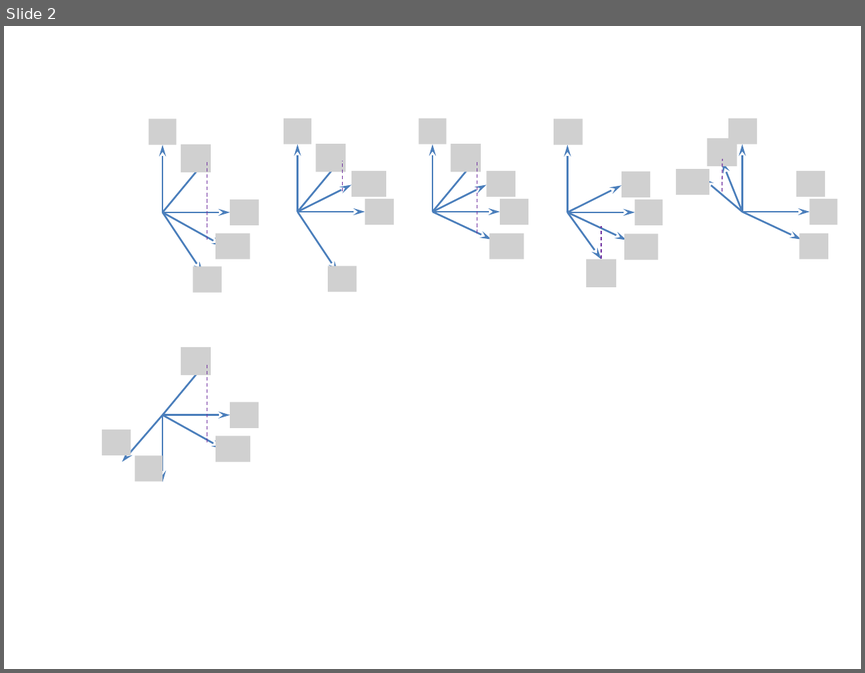
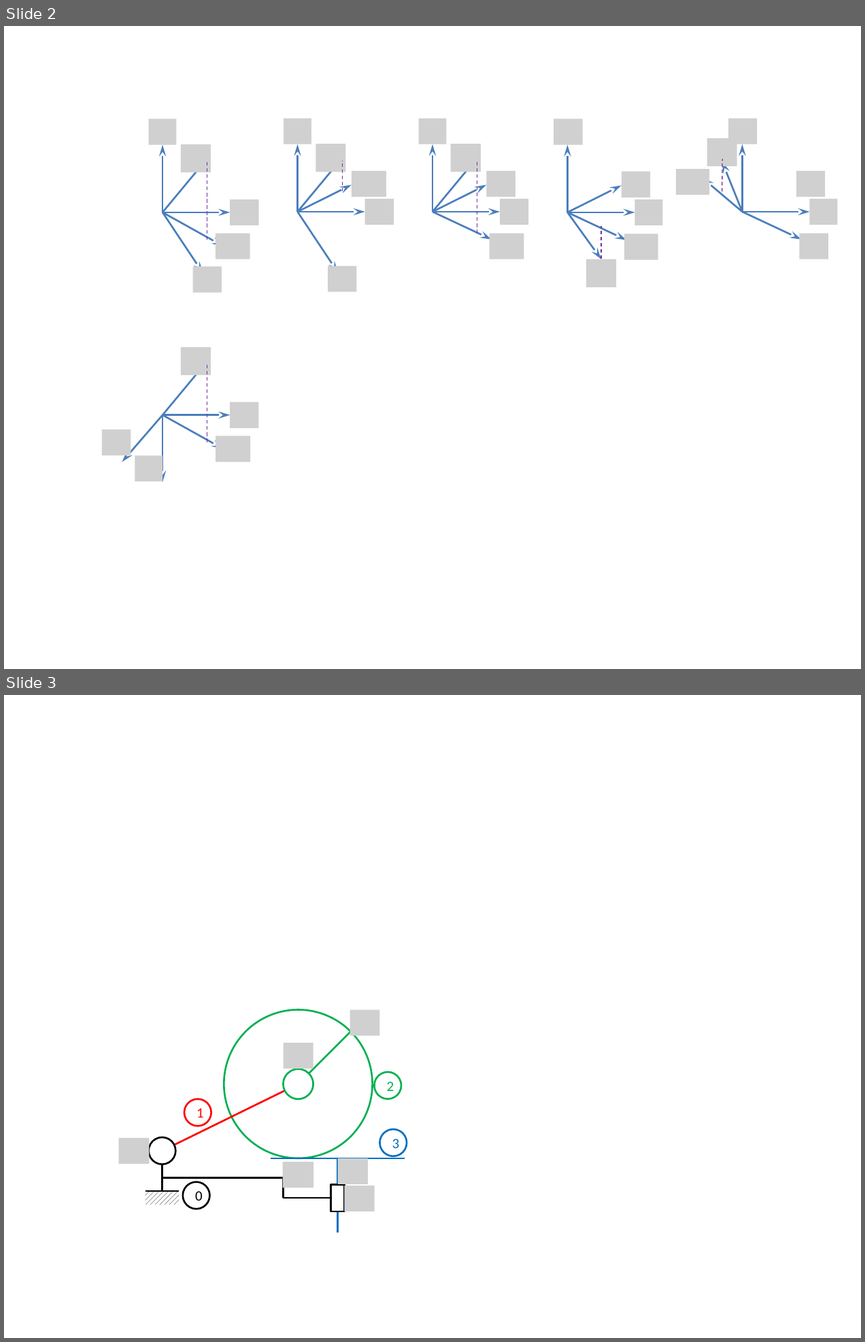
Before and after one commit to xpessoles/CI_03_EtudeCinematique, a slide deck: 04_ChainesFermees/Applications/png/Figure.pptx. Shown one above the other, each under a label of ours: slide 2 before the commit, slides 2 and 3 after it. The pictures are 865x673 and 865x1342 pixels, drawn with LibreOffice and Linux fonts; fonts in the diff are those of the drawing; grey boxes stand for pictures. Boxes give left, top, right and bottom in pixels: in the first picture for what was removed or moved away, otherwise in the second. Text is boxed around its words. In the diff, an @@ line names an element or a change of style, - is before the commit and + after.

```diff
--- a/04_ChainesFermees/Applications/png/Figure.pptx
+++ b/04_ChainesFermees/Applications/png/Figure.pptx
@@ slide 3 added at [4,695,861,1338], background #FFFFFF @@
@@ ellipse added at [224,1009,373,1157], fill #FFFFFF, outline #00B050 1.5 pt @@
@@ picture added at [350,1009,380,1035] @@
@@ line added from (351, 1031) to (309, 1073), #00B050 1.5 pt @@
@@ picture added at [283,1043,313,1068] @@
@@ ellipse added at [283,1068,313,1098], fill #FFFFFF, outline #00B050 1.5 pt @@
@@ ellipse added at [374,1072,400,1098], fill #FFFFFF, outline #00B050 1.5 pt, 12 pt, text #00B050 @@
+2
@@ line added from (162, 1151) to (298, 1084), #FF0000 1.5 pt @@
@@ ellipse added at [184,1098,211,1125], fill #FFFFFF, outline #FF0000 1.5 pt, 12 pt, text #FF0000 @@
+1
@@ picture added at [119,1137,150,1163] @@
@@ ellipse added at [149,1137,175,1164], fill #FFFFFF, outline #000000 1.5 pt @@
@@ ellipse added at [379,1129,406,1155], fill #FFFFFF, outline #0070C0 1.5 pt, 12 pt, text #0070C0 @@
+3
@@ line added from (162, 1164) to (162, 1191), #000000 1.5 pt @@
@@ line added from (271, 1157) to (405, 1157), #0070C0 1.5 pt @@
@@ picture added at [283,1161,313,1187] @@
@@ line added from (337, 1232) to (337, 1157), #0070C0 1.5 pt @@
@@ picture added at [337,1157,367,1183] @@
@@ line added from (283, 1177) to (162, 1177), #000000 1.5 pt @@
@@ ellipse added at [183,1182,209,1208], fill #FFFFFF, outline #000000 1.5 pt, 12 pt, text #000000 @@
+0
@@ line added from (283, 1177) to (283, 1198), #000000 1.5 pt @@
@@ rectangle added at [330,1184,344,1211], fill #FFFFFF, outline #000000 1.5 pt @@
@@ rectangle added at [145,1191,179,1205], fill pattern #000000 on #FFFFFF @@
@@ line added from (179, 1191) to (145, 1191), #000000 1.5 pt @@
@@ line added from (330, 1198) to (283, 1198), #000000 1.5 pt @@
@@ picture added at [344,1185,374,1211] @@
```
Also in this commit, not shown: 2 other slides added, 6 other files.
